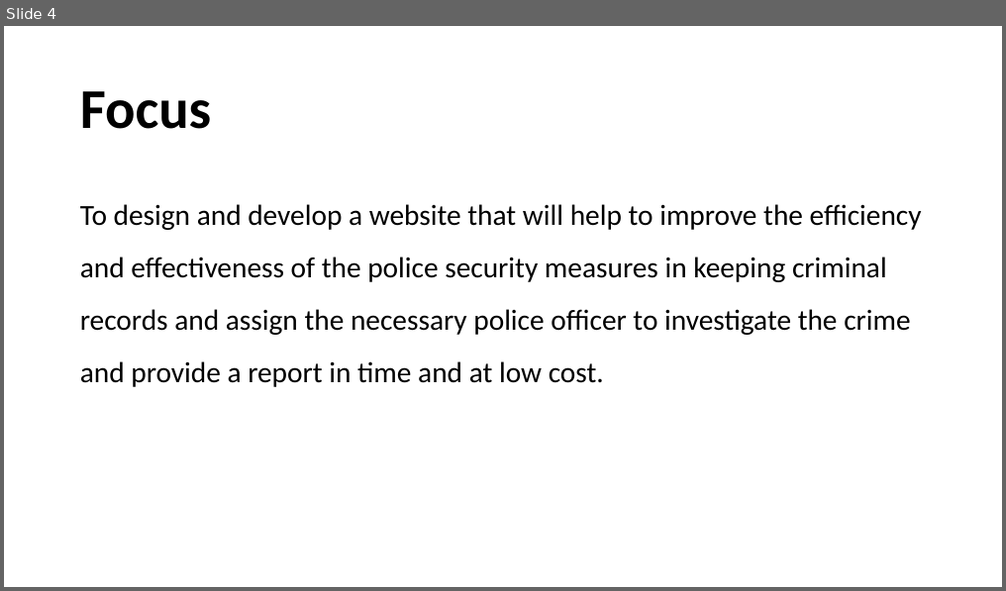
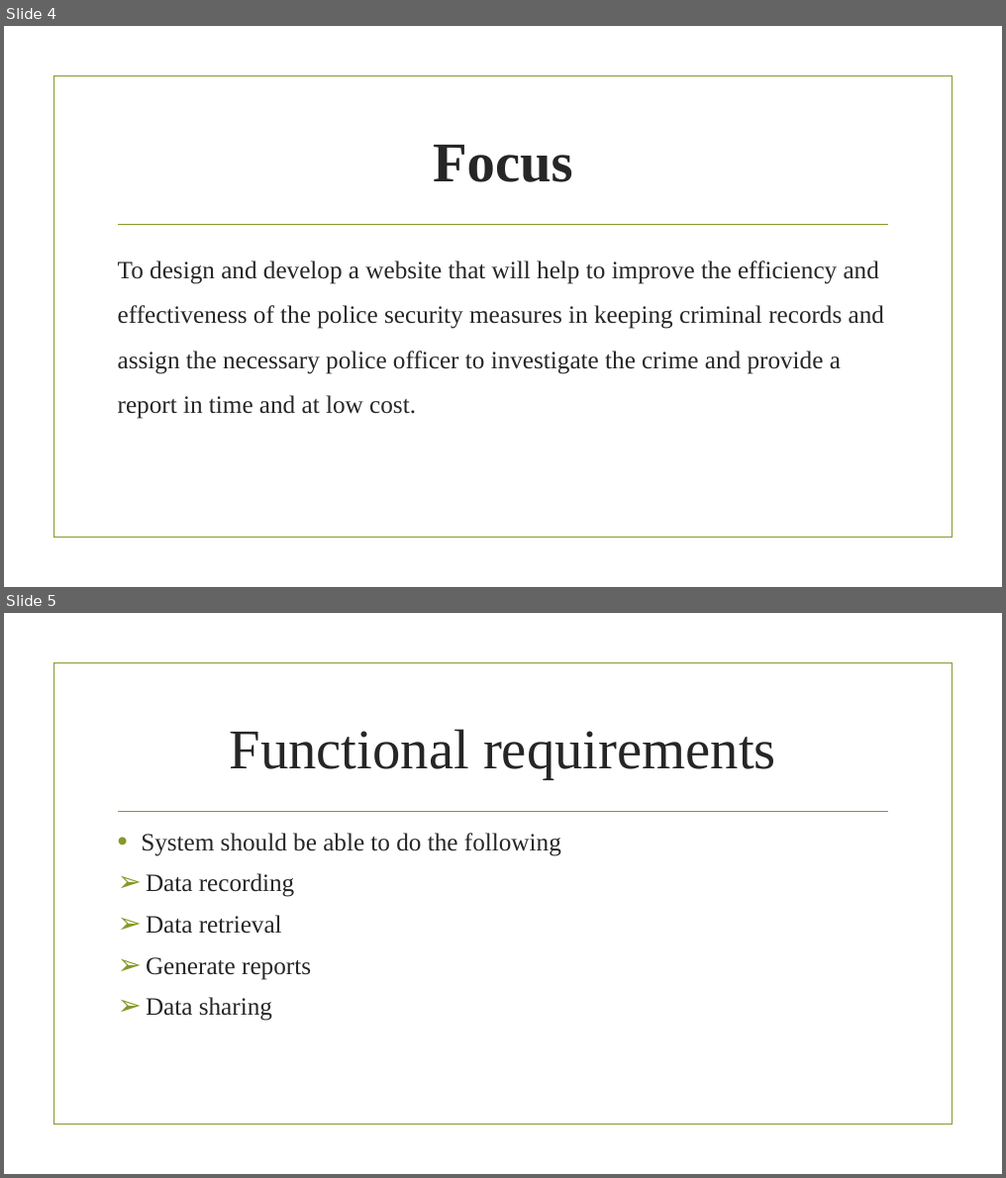
Before and after one commit to Lordwell-Manondo/Crime-Record-management-system, a slide deck: Crime record management system -1.pptx. Shown one above the other, each under a label of ours: slide 4 before the commit, slides 4 and 5 after it. The pictures are 1006x591 and 1006x1178 pixels, drawn with LibreOffice and Linux fonts; fonts in the diff are those of the drawing; background and template pictures are left out. Boxes give left, top, right and bottom in pixels: in the first picture for what was removed or moved away, otherwise in the second. Text is boxed around its words. In the diff, an @@ line names an element or a change of style, - is before the commit and + after.

```diff
--- a/Crime record management system -1.pptx
+++ b/Crime record management system -1.pptx
@@ slide 5 added at (4,613,1002,1174), background picture (left out); not listed: 2 template elements that a slide beside it also shows @@
@@ title added at (230,729,776,779), 54 pt, text #262626 @@
+Functional requirements
@@ text added at (141,833,561,1021), 24 pt, text #262626 @@
+• System should be able to do the following
+➢ Data recording
+➢ Data retrieval
+➢ Generate reports
+➢ Data sharing
@@ slide 4 changed as well @@
@@ rectangle added at (54,76,951,538), outline #83992A 1.25 pt @@
@@ title "Focus": place and size @@
-title "Focus" at (80,91,211,129)
+title "Focus" at (433,145,573,182)
@@ title "Focus" at (433,145,573,182): font Calibri to Times New Roman, text colour #000000 to #262626; alignment left to centre; line spacing 0.9 to 1 @@
@@ line added from (119, 224) to (888, 224), #83992A 1.25 pt @@
@@ text "To design and develop a ...": place and size @@
-text "To design and develop a ..." at (80,204,922,387)
+text "To design and develop a ..." at (118,261,884,419)
@@ text "To design and develop a ..." at (118,261,884,419): size 28 to 24 pt, font Calibri to Times New Roman, text colour #000000 to #262626 @@
```
Also in this commit, not shown: 8 other slides changed, 3 slides removed, 5 other files.
